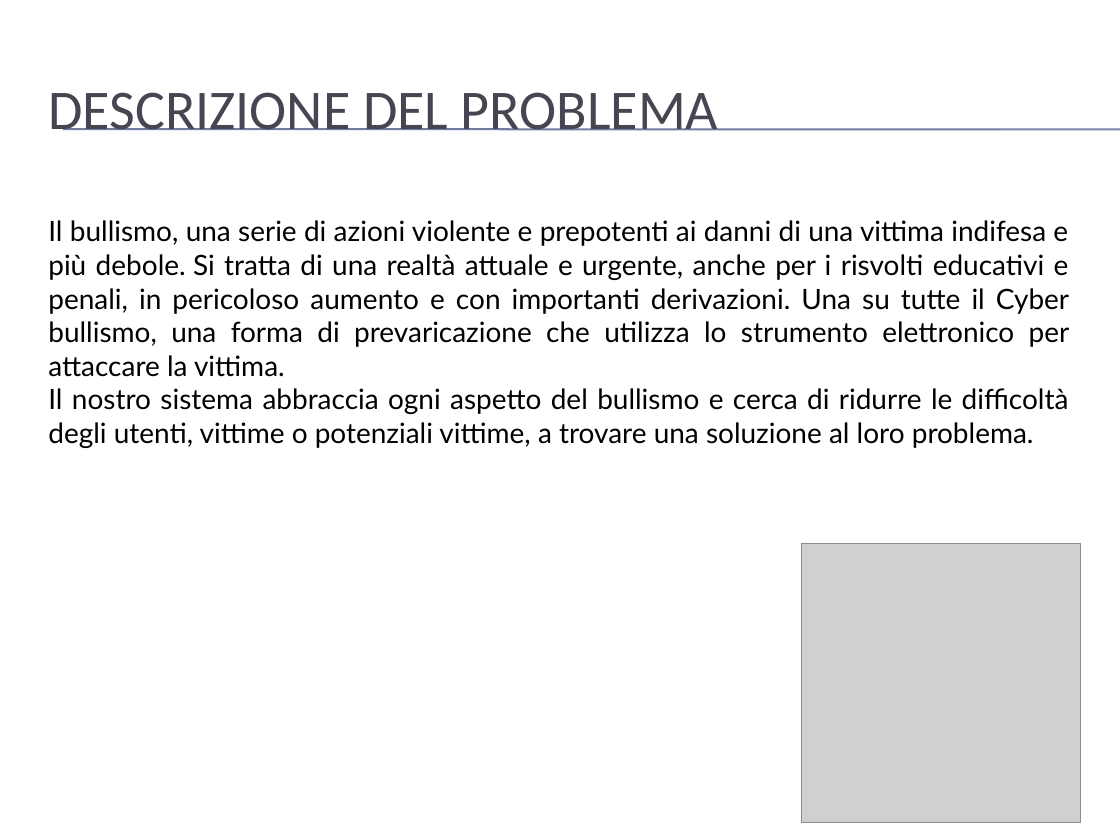
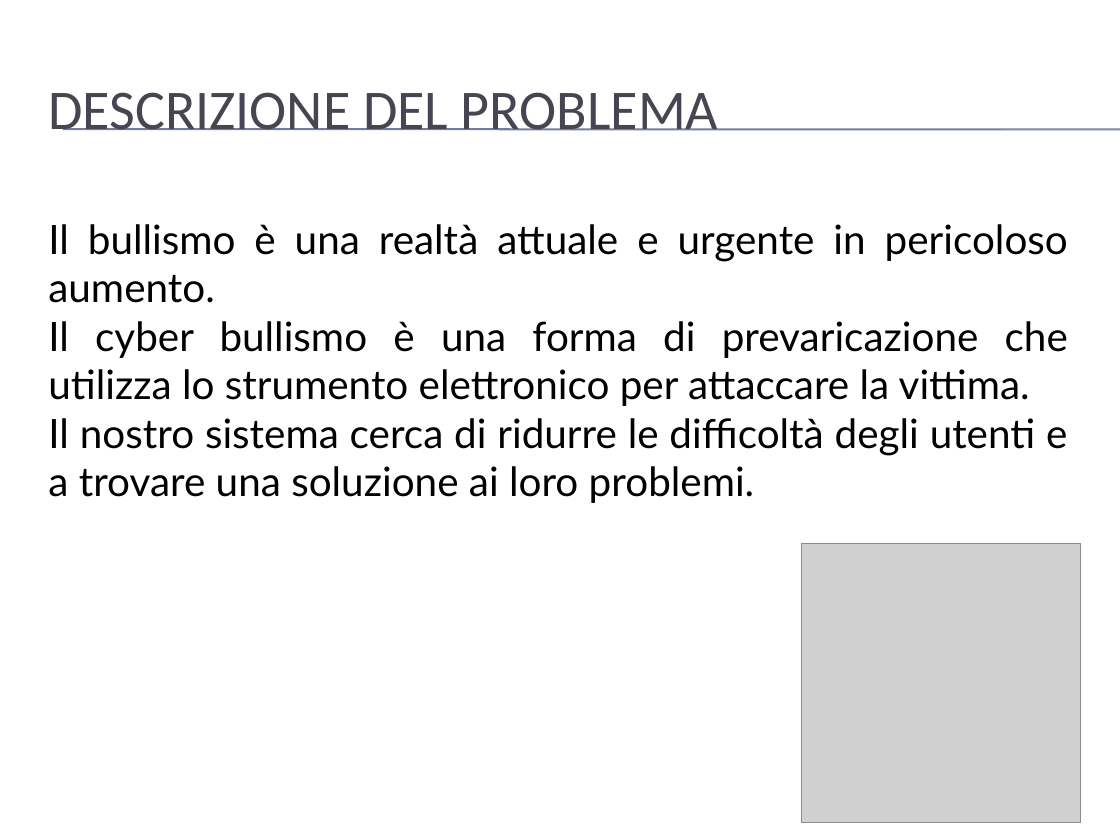
Before and after one commit to mario-santoro/Bullyingless, a slide deck: slide 2 of Assignment n.4/presentazione.pptx. Drawn at 1120x840 pixels with LibreOffice and Linux fonts; fonts in the diff are those of the drawing; grey boxes stand for pictures; background and template pictures are left out. Boxes give left, top, right and bottom in pixels: in the first picture for what was removed or moved away, otherwise in the second. Text is boxed around its words. In the diff, an @@ line names an element or a change of style, - is before the commit and + after.

```diff
--- a/Assignment n.4/presentazione.pptx
+++ b/Assignment n.4/presentazione.pptx
@@ text at [48, 224, 1068, 503]: text changed; size 18 to 26 pt @@
-Il bullismo, una serie di azioni violente e prepotenti ai danni di una vittima indifesa e più debole. Si tratta di una realtà attuale e urgente, anche per i risvolti educativi e penali, in pericoloso aumento e con importanti derivazioni. Una su tutte il Cyber bullismo, una forma di prevaricazione che utilizza lo strumento elettronico per attaccare la vittima.
-Il nostro sistema abbraccia ogni aspetto del bullismo e cerca di ridurre le difficoltà degli utenti, vittime o potenziali vittime, a trovare una soluzione al loro problema.
+Il bullismo è una realtà attuale e urgente in pericoloso aumento.
+Il cyber bullismo è una forma di prevaricazione che utilizza lo strumento elettronico per attaccare la vittima.
+Il nostro sistema cerca di ridurre le difficoltà degli utenti e a trovare una soluzione ai loro problemi.
```
Also in this commit, not shown: 13 other slides changed, 1 slide removed.
